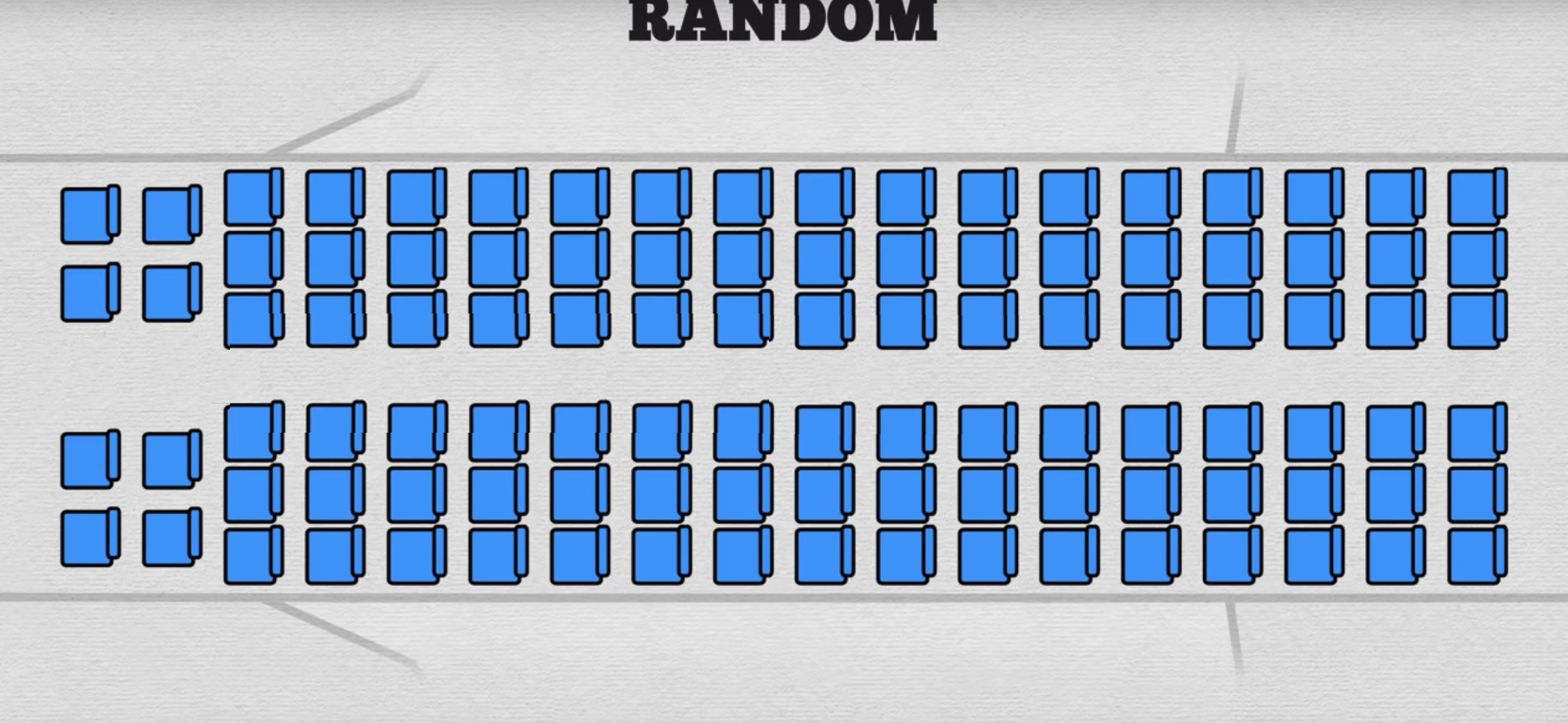
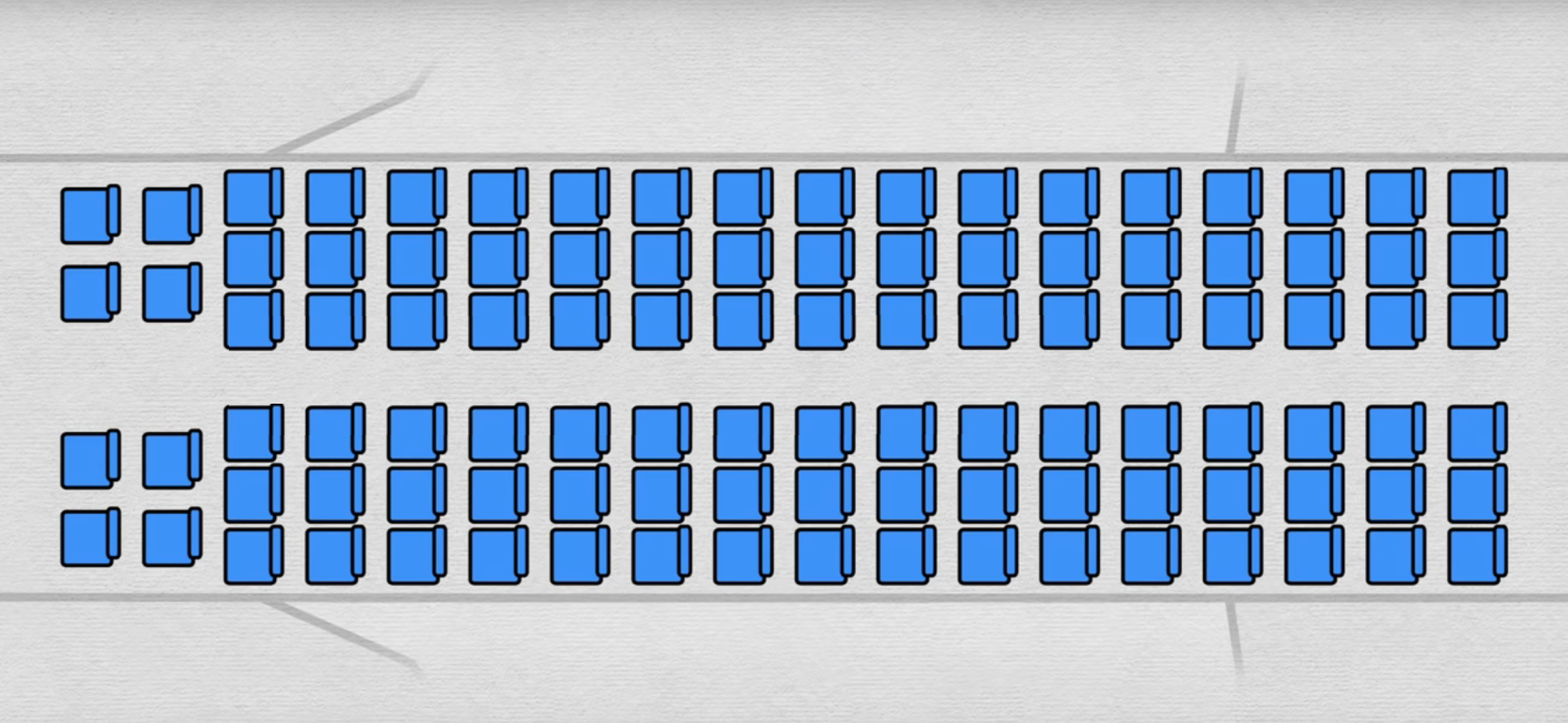
Comparing the layer stacks of the two 1568×723 images. Changes:
removed layer "Eingefügte Ebene" over [0,379,65,423]
painted on "plane.png" over [0,0,980,436]
